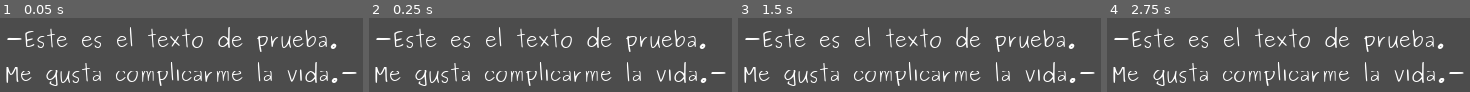
Above: before the commit, frames 1-4 (left to right).
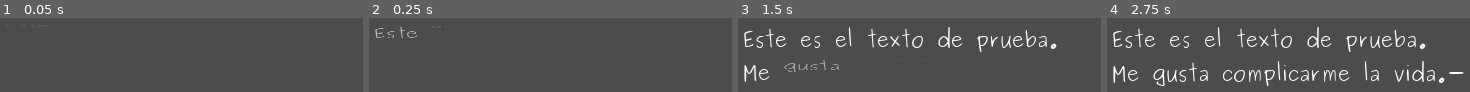
Above: after the commit, the same moments.

Repository: Glioce/Godot_examples
Game: Godot game, scene res://Scenes/TextFX.tscn
The game is run twice, just before and just after one commit, with the same random seed, the same clock (stepped at 60 frames per second) and the same inputs. This scene is started directly instead of the project's main scene.
Inputs:
- Up to frame 1 (0.05 s): no input
- Up to frame 2 (0.25 s): no input
- Up to frame 3 (1.5 s): hold Right (ui_right) 0.53-1.28 s; hold Down (ui_down) from 1.28 s (still down)
- Up to frame 4 (2.75 s): release Down (ui_down) at 2.03 s; hold Right (ui_right) from 2.03 s (still down)

The runs differ from the first frame. In frame 1, 9.2% of the frame differs, in the area x 1-99%, y 12-92%; in frame 2, 9.6%; in frame 3, 13%; in frame 4, 8.8%.

Commit message:
text effect ready

Diff:
--- a/n19_00/Scenes/TextFX.tscn
+++ b/n19_00/Scenes/TextFX.tscn
@@ -7,7 +7,7 @@
 
 [node name="Label" type="Label" parent="."]
 margin_right = 40.0
-margin_bottom = 14.0
+margin_bottom = 53.0
 __meta__ = {
 "_edit_use_anchors_": false
 }
@@ -27,3 +27,10 @@
 __meta__ = {
 "_edit_use_anchors_": false
 }
+
+[node name="Label" type="Label" parent="RichTextLabel"]
+margin_right = 124.0
+margin_bottom = 53.0
+__meta__ = {
+"_edit_use_anchors_": false
+}
--- a/n19_00/Scripts/TextFX.gd
+++ b/n19_00/Scripts/TextFX.gd
@@ -1,30 +1,72 @@
 extends RichTextLabel
-
 
 # Declare member variables here. Examples:
 # var a = 2
 # var b = "text"
-var msg = """-Este es el texto de prueba.
+var msg = """Este es el texto de prueba.
 Me gusta complicarme la vida.-"""
 
 # Words array
-var arr = Array()
+var wordArr = Array()
+var labelArr = Array()
+var pos = Vector2()
+#var font = get_font("normal_font")
+# range in array
+var minIndex = 0
+var maxIndex = 1
+var val = 0.40 # value to start showing the next word
+var delta = 0.04 # change in each step
+
+# Note: The children inherit theme
 
 # Called when the node enters the scene tree for the first time.
 func _ready():
-	bbcode_text = msg
+	bbcode_text = "" # delete text
+
+#	var l = Label.new() # create label
+#	print(l.rect_size)
+#	l.text = "word45654" # assign text of new label
+#	self.add_child(l)
+#	print(l.rect_size)
 
 	var word = "" # empty string, will be filled
 	for c in msg: # iterate over characters
-		word += c # concatenate in word
-		if c == ' ' or c == '\n': # if the char is a space or a new line
-			arr.append(word) # append word to array
-			word = "" # empty string
-	arr.append(word) # append the last word found
+		if c == ' ' or c == '\n': # if the char is a separator
+			word += ' ' # add space
+			var label = Label.new() # create label
+			label.text = word # assign text of new label
+			self.add_child(label) # label becomes child
+			label.rect_position = pos
 
-	for item in arr:
-		print(item)
-		print("#")
+			if c == ' ':
+				pos.x += label.rect_size.x
+			if c == '\n':
+				pos.x = 0
+				pos.y += label.rect_size.y
+
+			# the word is not visible
+			label.modulate.a = 0.0
+			label.rect_scale.y = 0.0
+
+			labelArr.append(label) # array of labels
+			wordArr.append(word) # append word to array
+			word = "" # empty again
+		else:
+			word += c # fill word
+
+	# Create label for the last word
+	var label = Label.new() # create label
+	label.text = word # assign text
+	self.add_child(label) # label becomes child
+	label.rect_position = pos # set position
+	label.modulate.a = 0.0
+	label.rect_scale.y = 0.0
+	labelArr.append(label)
+	wordArr.append(word) # append the last word
+
+	# Debug
+	for item in wordArr:
+		print(item + "#")
 
 #	var lines = msg.split('\n') # split lines
 #	var words
@@ -41,4 +83,18 @@
 #	pass
 
 func _physics_process(_delta):
+	var label
+	for i in range(minIndex, maxIndex):
+		label = labelArr[i]
+		label.rect_scale.y += delta
+		label.modulate.a += delta
+
+		# not go over 1
+		if label.modulate.a >= 1:
+			label.rect_scale.y = 1
+			label.modulate.a = 1
+			minIndex += 1 # next index
+
+		if i == maxIndex-1 and label.modulate.a >= val:
+			maxIndex = min(maxIndex+1, labelArr.size()) # next index
 	pass
